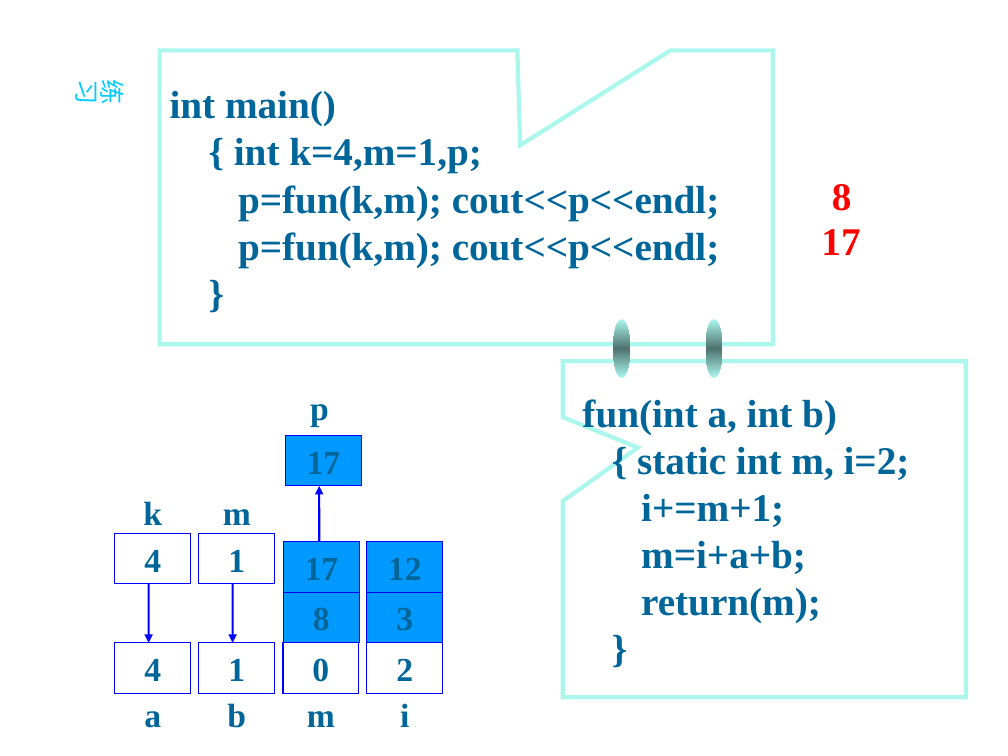
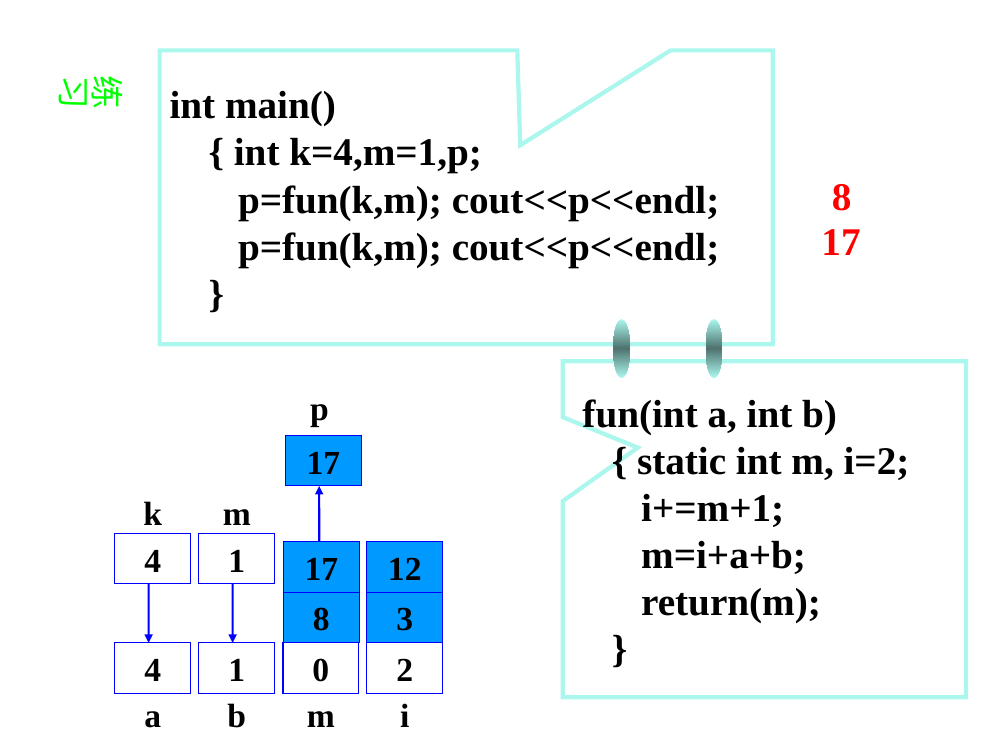
Before and after one commit to Changhe160/Changhe160.github.io, a slide deck: slide 39 of teachingRes/Cplusplus/unit03函数.ppt (slide 41 before the commit). Drawn at 1008x756 pixels with LibreOffice and Linux fonts; fonts in the diff are those of the drawing. Boxes give left, top, right and bottom in pixels: in the first picture for what was removed or moved away, otherwise in the second. Text is boxed around its words. In the diff, an @@ line names an element or a change of style, - is before the commit and + after.

```diff
--- a/teachingRes/Cplusplus/unit03函数.ppt
+++ b/teachingRes/Cplusplus/unit03函数.ppt
@@ text "练习" at [52,79,134,107]: size 18 to 24 pt, text colour gradient #00CCFF to #00FF00 to gradient #00FF00 to #00CCFF; alignment left to centre @@
@@ text colour #006699 to #000000 in 20 elements at [562,361,966,697], [159,50,772,345], [307,711,335,727], [115,533,191,584], [143,501,162,525], [115,643,191,694], [144,711,161,728], [199,533,274,584], [223,509,251,525], [199,643,274,694], [227,703,246,728], [310,404,329,426], [367,643,443,694], [400,703,409,727], [367,593,443,643], [367,542,443,593], [283,643,359,694], [285,435,361,486], [283,593,359,643], [283,542,359,593] @@
```
Also in this commit, not shown: 90 other slides changed, 2 slides removed, 1 other file.
